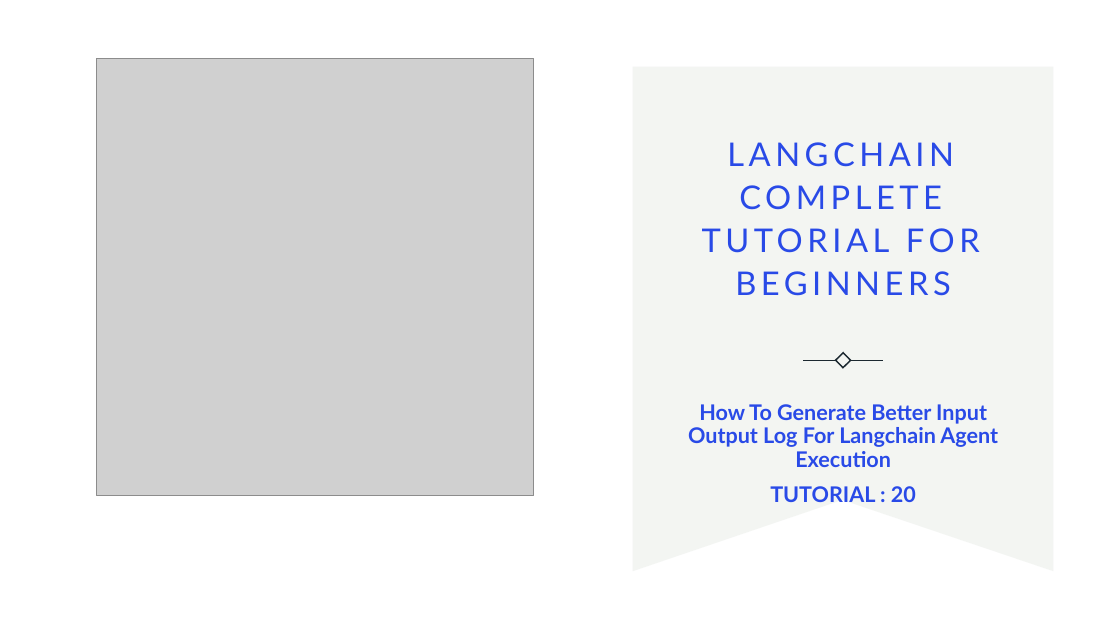
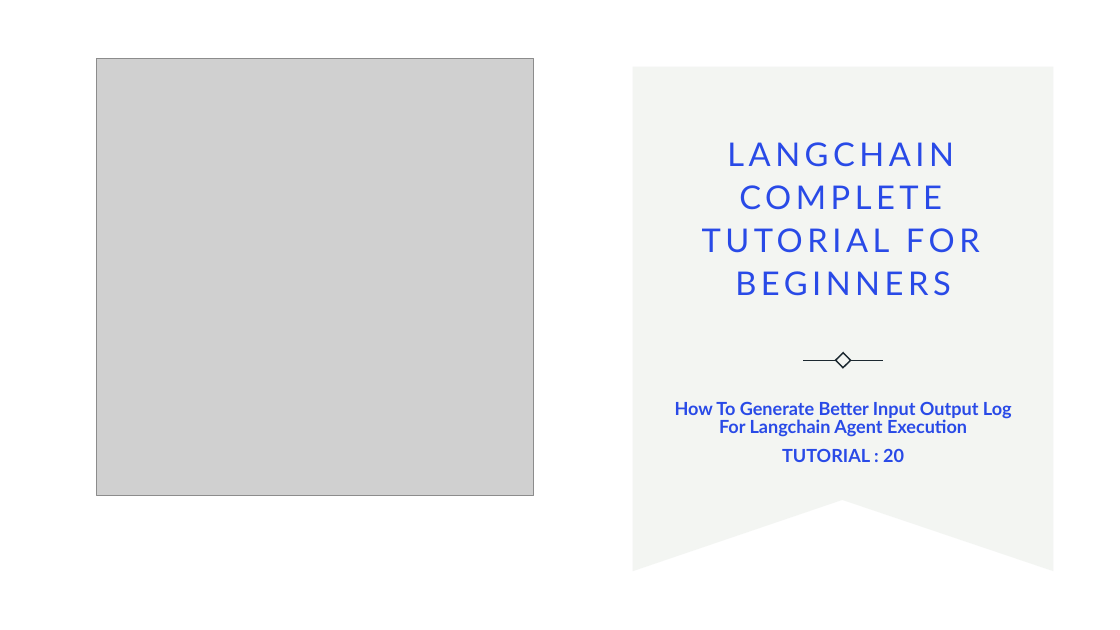
Before and after one commit to ronidas39/LLMtutorial, a slide deck: slide 1 of tutorial20/tutorial20.pptx. Drawn at 1120x630 pixels with LibreOffice and Linux fonts; fonts in the diff are those of the drawing; grey boxes stand for pictures; background and template pictures are left out. Boxes give left, top, right and bottom in pixels: in the first picture for what was removed or moved away, otherwise in the second. Text is boxed around its words. In the diff, an @@ line names an element or a change of style, - is before the commit and + after.

```diff
--- a/tutorial20/tutorial20.pptx
+++ b/tutorial20/tutorial20.pptx
@@ subtitle "How To Generate Better Input ..." at (675,402,1012,462): size 18.5 to 15.5 pt; line spacing 0.9 to 0.8 @@
```
Also in this commit, not shown: 1 other slide changed, 1 other file.
